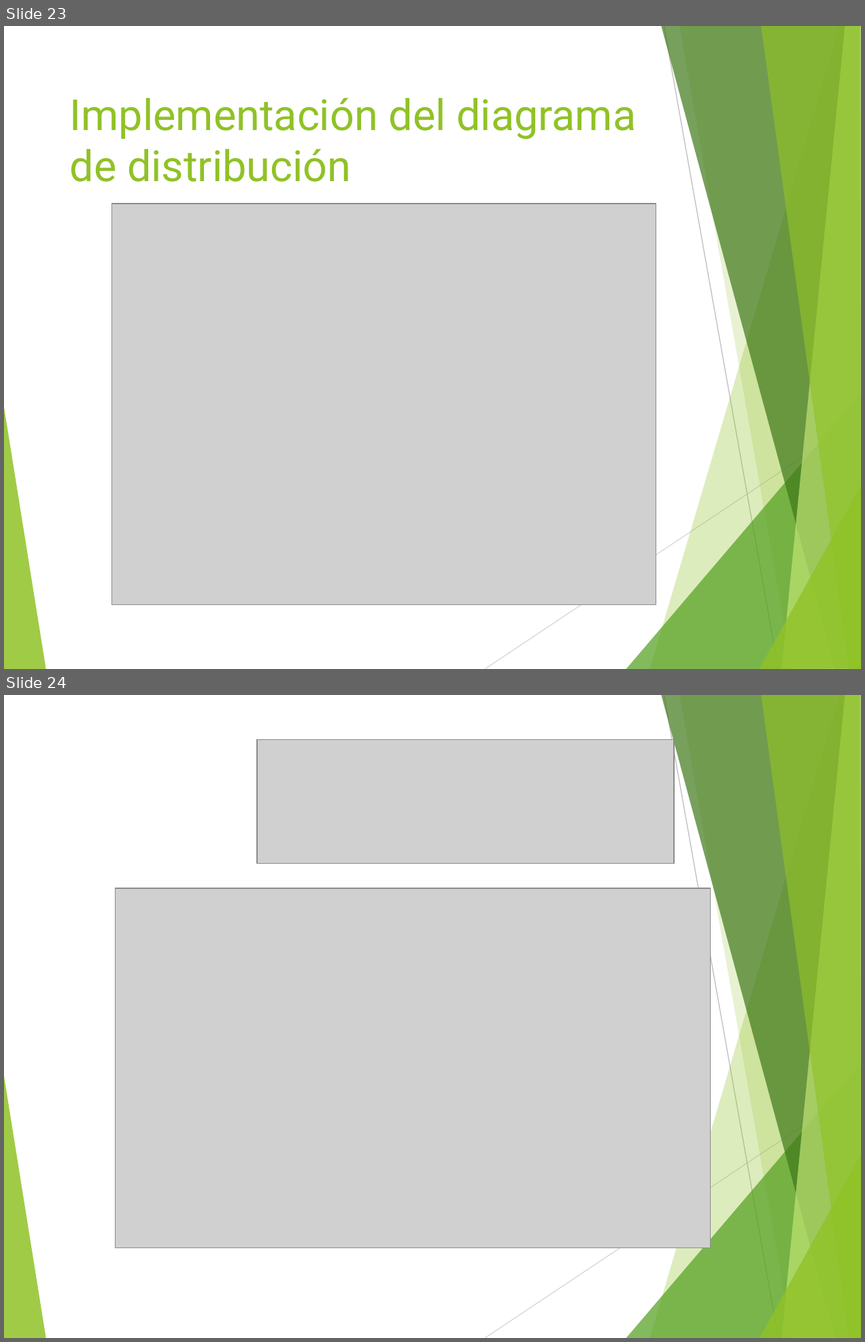
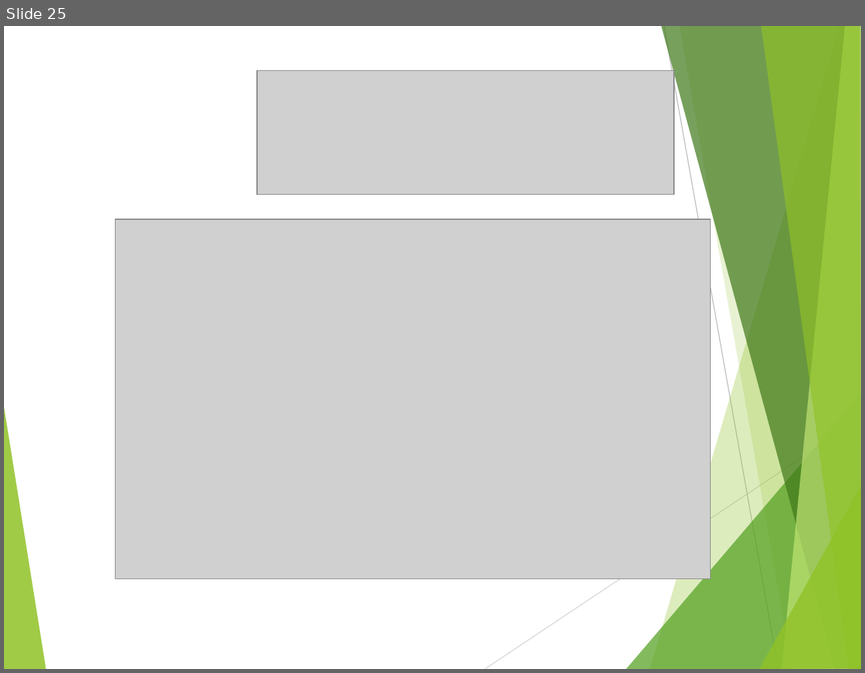
Before and after one commit to letbica/lectbica, a slide deck: Presentación Proyectos ADSI-1024316.ppt. Shown one above the other, each under a label of ours: slides 23 and 24 before the commit, slide 25 after it. The pictures are 865x1342 and 865x673 pixels, drawn with LibreOffice and Linux fonts; fonts in the diff are those of the drawing; grey boxes stand for pictures. Boxes give left, top, right and bottom in pixels: in the first picture for what was removed or moved away, otherwise in the second. Text is boxed around its words. In the diff, an @@ line names an element or a change of style, - is before the commit and + after.

```diff
--- a/Presentación Proyectos ADSI-1024316.ppt
+++ b/Presentación Proyectos ADSI-1024316.ppt
@@ slide 23 removed at bbox=[4, 26, 861, 669], background #FFFFFF; not listed: 10 template elements that a slide beside it also shows @@
@@ title removed at bbox=[70, 97, 636, 182] @@
-Implementación del diagrama de distribución
@@ picture removed at bbox=[112, 203, 656, 604] @@
@@ what was slide 24 is now slide 25 @@
```
Also in this commit, not shown: 8 slides added, 6 other slides removed.
